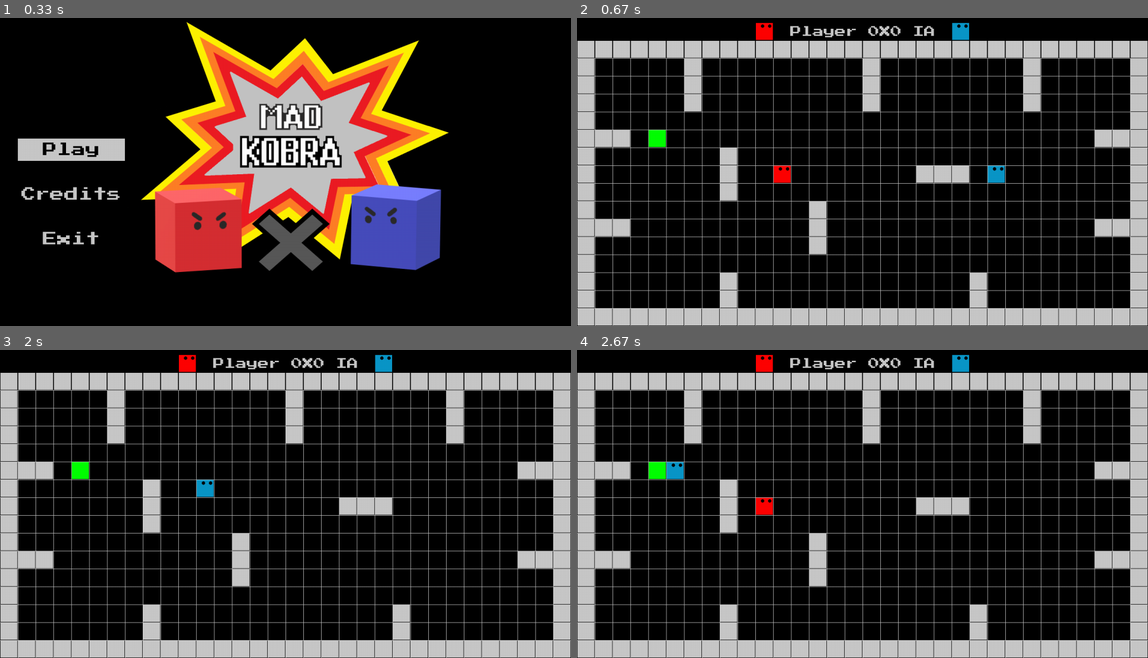
Above: before the commit, frames 1-4 (two rows, left to right).
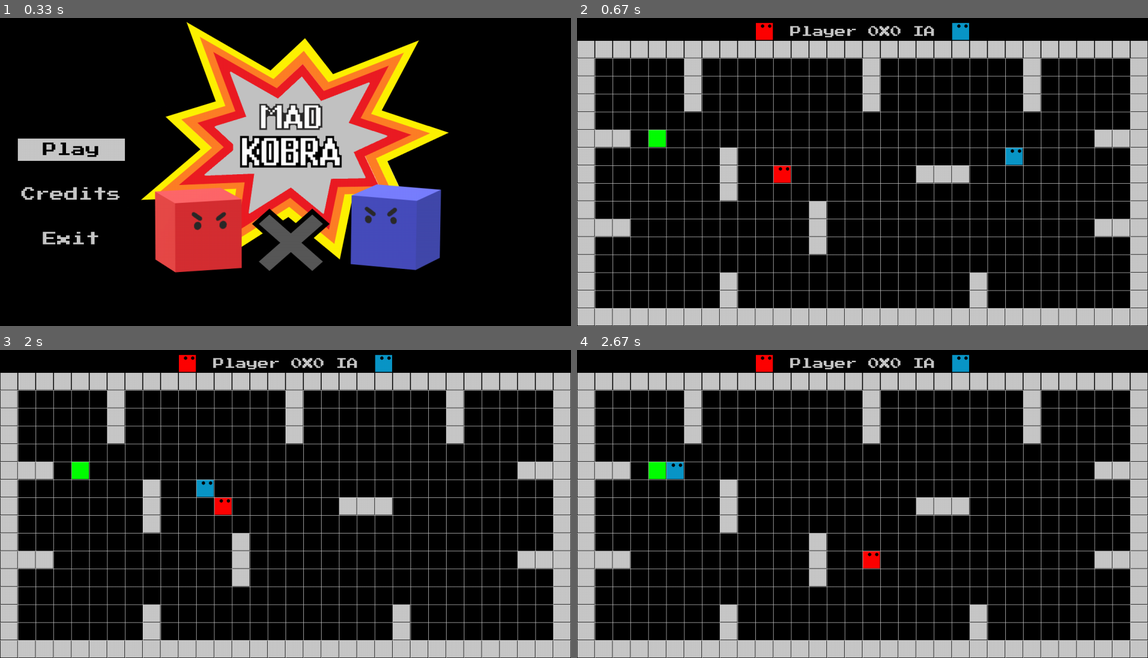
Above: after the commit, the same moments.

Repository: LUDUSLab/stem-games
Game: pygame game, started from Snake3Equipe2/main.py
The game is run twice, just before and just after one commit, with the same random seed, the same clock (stepped at 60 frames per second) and the same inputs.
Inputs:
- Up to frame 1 (0.33 s): no input
- Up to frame 2 (0.67 s): tap Enter at 0.33 s
- Up to frame 3 (2 s): hold W 0.67-1.13 s; hold D 1.17-1.63 s; hold A from 1.67 s (still down)
- Up to frame 4 (2.67 s): release A at 2.2 s; hold S 2.23-2.53 s; hold A from 2.57 s (still down)

Frame 1 is identical in both runs. In frame 2, 0.3% of the frame differs, in the area x 71-79%, y 42-54%; in frame 3, 0.2%; in frame 4, 0.3%.

Commit message:
fix players snake move

Diff:
--- a/Snake3Equipe2/snake.py
+++ b/Snake3Equipe2/snake.py
@@ -1,17 +1,6 @@
 import pygame
 import config
 import cube
-
-def false_move(body, turns):
-    for i, c in enumerate(body):
-        p = c.pos[:]
-        if p in turns:
-            turn = turns[p]
-            c.move(turn[0], turn[1])
-            if i == len(body) - 1:
-                turns.pop(p)
-        else:
-            c.move(c.dirnx, c.dirny)
 
 
 class Snake(object):
@@ -21,8 +10,8 @@
         self._turns: dict = {}
         self.head = cube.Cube(pos, self.color)
         self._body.append(self.head)
-        self.dirnx = 0
-        self.dirny = 1
+        self.dirnx = 1
+        self.dirny = 0
         self.score = 0
 
     def reset(self, pos):
@@ -30,8 +19,8 @@
         self._body = []
         self._body.append(self.head)
         self._turns = {}
-        self.dirnx = 0
-        self.dirny = 1
+        self.dirnx = 1
+        self.dirny = 0
 
     def go_right(self):
         self.dirnx = 1
@@ -69,6 +58,17 @@
         self._body[-1].dirnx = dx
         self._body[-1].dirny = dy
 
+    def false_move(self):
+        for i, c in enumerate(self._body):
+            p = c.pos[:]
+            if p in self._turns:
+                turn = self._turns[p]
+                c.move(turn[0], turn[1])
+                if i == len(self._body) - 1:
+                    self._turns.pop(p)
+            else:
+                c.move(c.dirnx, c.dirny)
+
     def draw(self, dist, surface):
         for i, c in enumerate(self._body):
             if i == 0:
@@ -93,15 +93,15 @@
         for event in pygame.event.get():
             config.check_quit_event(event)
             if event.type == pygame.KEYDOWN:
-                if event.key == pygame.K_a:
+                if event.key == pygame.K_a and self.dirnx == 0:
                     self.go_left()
-                elif event.key == pygame.K_d:
+                elif event.key == pygame.K_d and self.dirnx == 0:
                     self.go_right()
-                elif event.key == pygame.K_w:
+                elif event.key == pygame.K_w and self.dirny == 0:
                     self.go_up()
-                elif event.key == pygame.K_s:
+                elif event.key == pygame.K_s and self.dirny == 0:
                     self.go_down()
-        false_move(self._body, self._turns)
+        self.false_move()
 
 
 class SnakeBot(Snake):
@@ -223,4 +223,4 @@
                         self.go_left()
                     else:
                         check_move("vertical2")
-        false_move(self._body, self._turns)
+        self.false_move()
